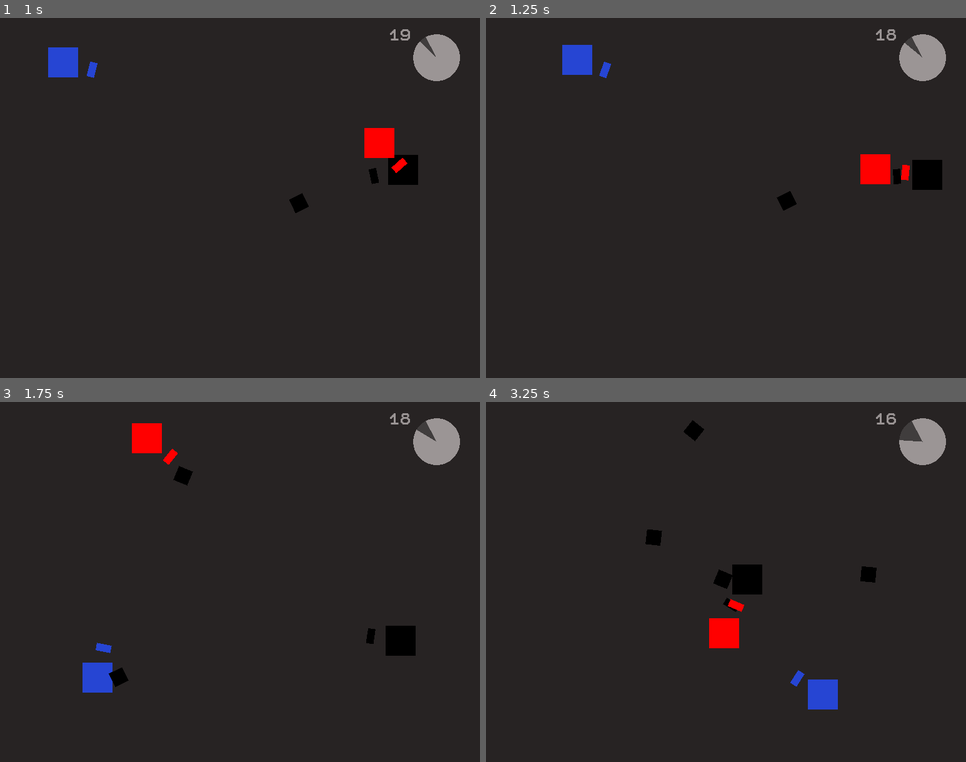
Above: before the commit, frames 1-4 (two rows, left to right).
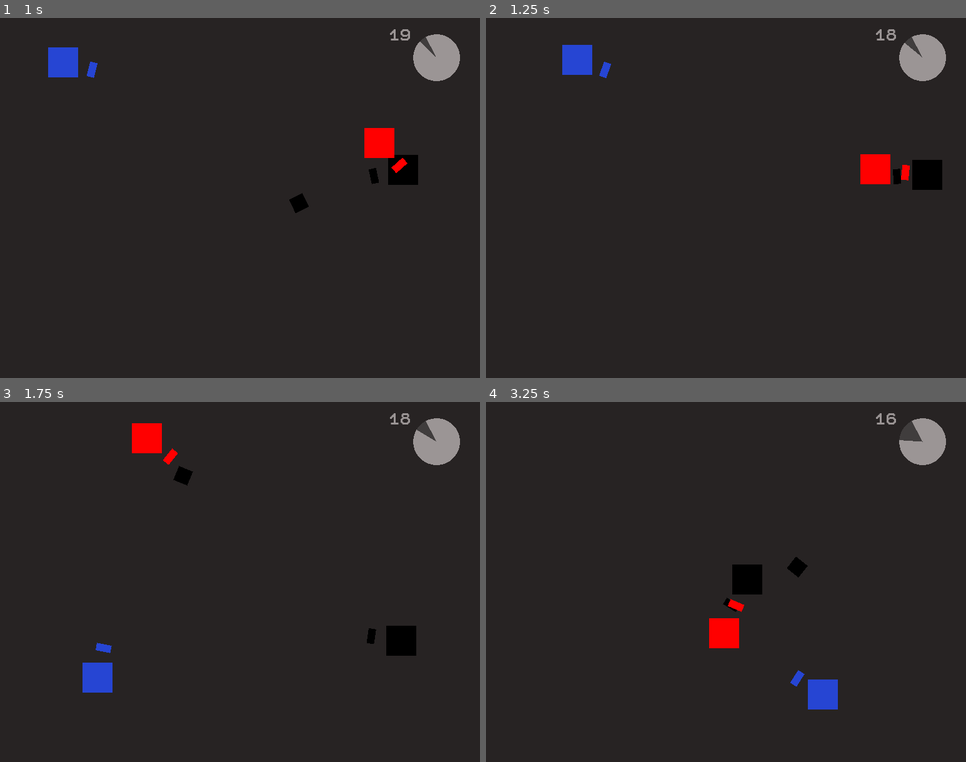
Above: after the commit, the same moments.

Repository: SaviHex/gmtk2020
Game: Godot game, scene res://core/Main/Main.tscn
The game is run twice, just before and just after one commit, with the same random seed, the same clock (stepped at 60 frames per second) and the same inputs.
Inputs (mouse positions are in pixels of both pictures, inside the frame that each line leads up to):
- Up to frame 1 (1 s): tap Enter at 0.5 s; move the mouse to (345, 180) at 0.52 s; hold D (right) from 0.53 s (still down); click (345, 180) at 0.6 s; tap Space at 0.77 s
- Up to frame 2 (1.25 s): keep holding D (right)
- Up to frame 3 (1.75 s): move the mouse to (144, 600) at 1.27 s; release D (right) at 1.28 s; hold S (down) from 1.28 s (still down); click (144, 600) at 1.35 s; tap Space at 1.52 s
- Up to frame 4 (3.25 s): move the mouse to (774, 502) at 2.02 s; release S (down) at 2.03 s; hold D (right) 2.03-2.78 s; click (774, 502) at 2.1 s; move the mouse to (702, 654) at 2.77 s; hold W (up) from 2.78 s (still down); click (702, 654) at 2.85 s; tap Space at 3.02 s

Frame 1 is identical in both runs. In frame 2, 0.1% of the frame differs, in the area x 60-65%, y 48-54%; in frame 3, 0.2%; in frame 4, 0.7%, in the area x 33-82%, y 5-52%.

Commit message:
balas somem quando atigem outras balas/personagens

Diff:
--- a/src/core/bullet/Bullet.gd
+++ b/src/core/bullet/Bullet.gd
@@ -10,9 +10,13 @@
 func _physics_process(delta):
 	var collision = move_and_collide(velocity * delta)
 	if collision:
-		velocity = velocity.bounce(collision.normal)
+		#velocity = velocity.bounce(collision.normal)
 		if collision.collider.has_method("hit"):
 			collision.collider.hit()
+		queue_free()
+
+func hit():
+	queue_free()
 
 func _on_VisibilityNotifier2D_screen_exited():
 	queue_free()
--- a/src/core/enemy/Enemy.gd
+++ b/src/core/enemy/Enemy.gd
@@ -41,6 +41,5 @@
 	b.start(bullet_point.global_position, pivot.rotation, bullet_speed)
 	get_parent().add_child(b)
 
-
 func _on_ShootTimer_timeout() -> void:
 	shoot()
